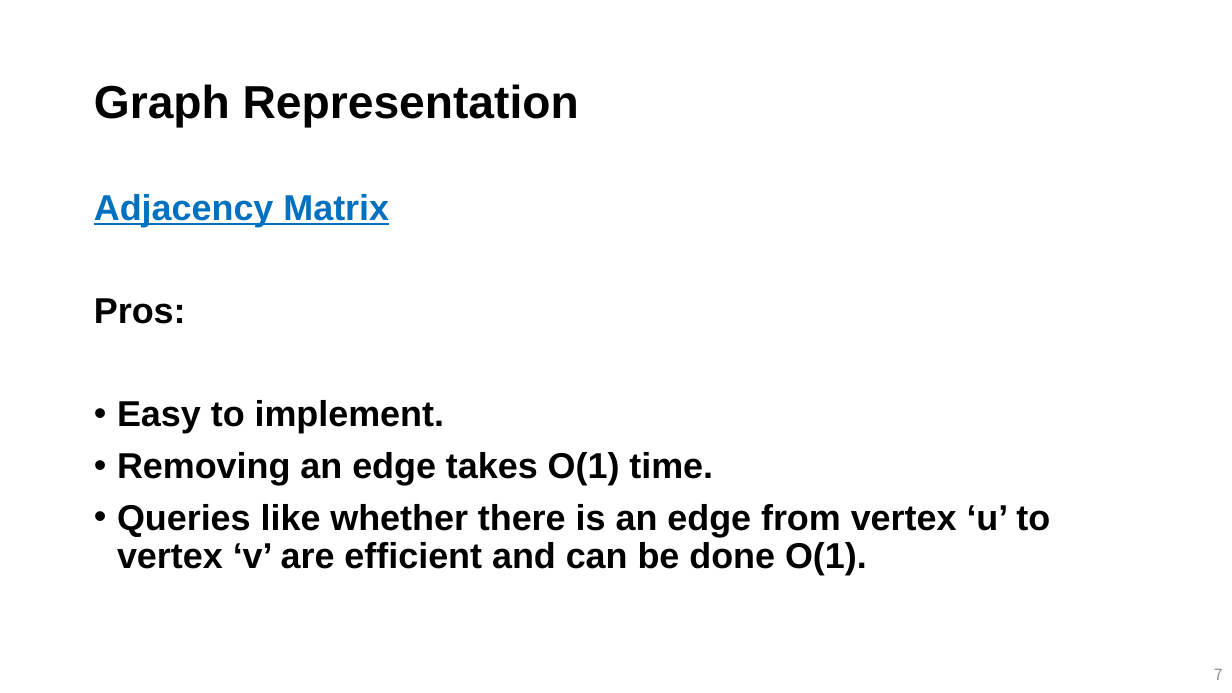
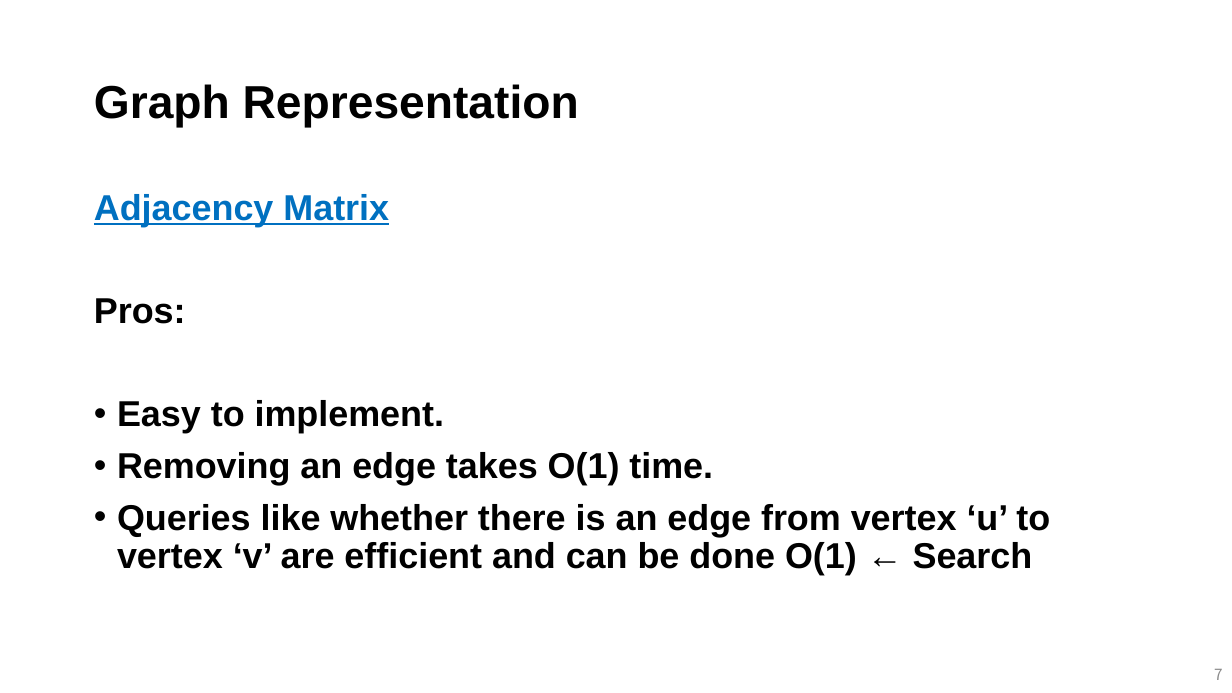
Before and after one commit to mlailab-skku/mlailab-skku.github.io, a slide deck: slide 7 of files/graph_algorithm_1.pptm. Drawn at 1232x693 pixels with LibreOffice and Linux fonts; fonts in the diff are those of the drawing. Boxes give left, top, right and bottom in pixels: in the first picture for what was removed or moved away, otherwise in the second. Text is boxed around its words. In the diff, an @@ line names an element or a change of style, - is before the commit and + after.

```diff
--- a/files/graph_algorithm_1.pptm
+++ b/files/graph_algorithm_1.pptm
@@ text at [117,504,1050,575]: text changed @@
-• Queries like whether there is an edge from vertex ‘u’ to vertex ‘v’ are efficient and can be done O(1).
+• Queries like whether there is an edge from vertex ‘u’ to vertex ‘v’ are efficient and can be done O(1) ← Search
```
Also in this commit, not shown: 3 other slides changed, 1 slide added, 4 other files.
